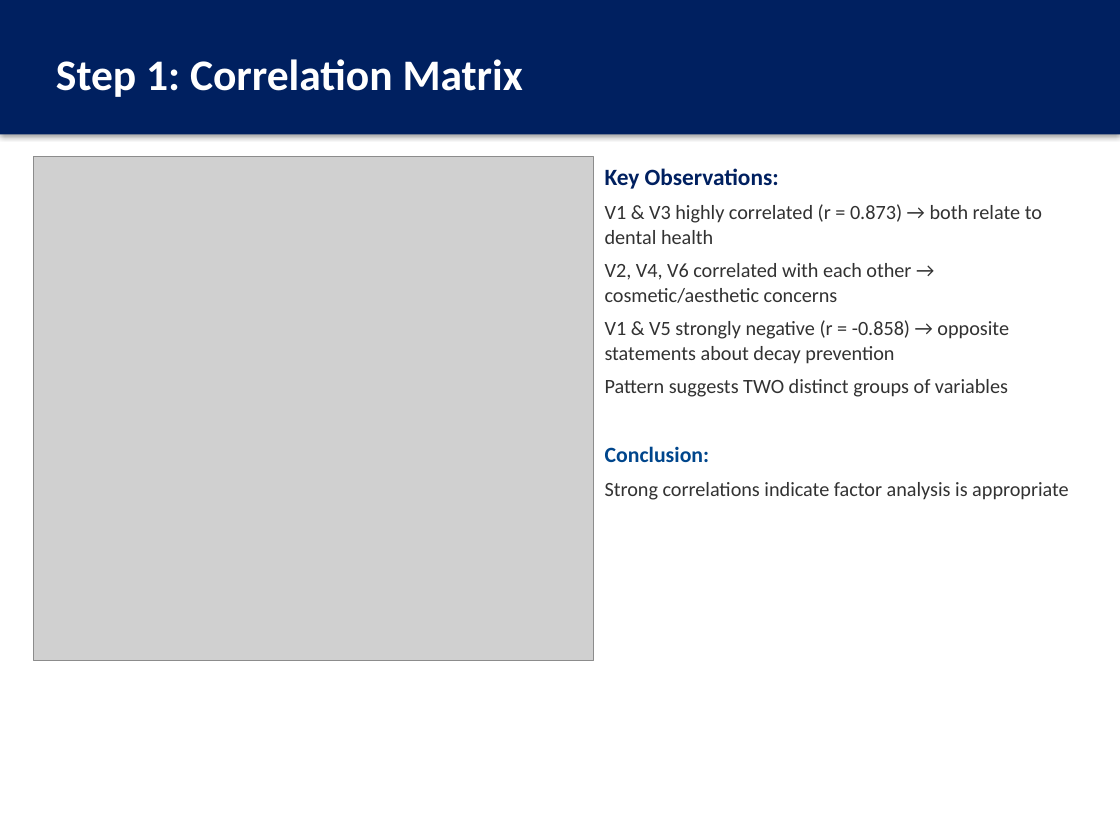
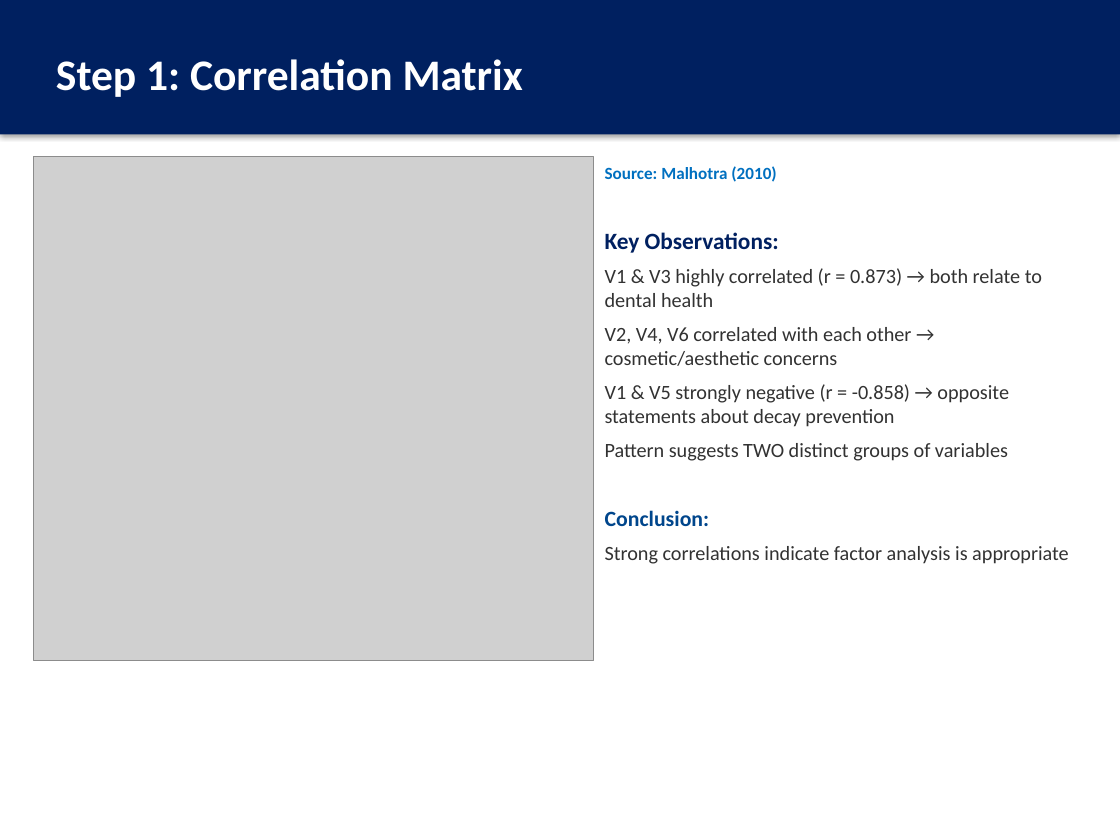
Before and after one commit to thenaivedetective/sp500-stock-performance, a slide deck: slide 9 of Factor_Analysis_Presentation.pptx. Drawn at 1120x840 pixels with LibreOffice and Linux fonts; fonts in the diff are those of the drawing; grey boxes stand for pictures. Boxes give left, top, right and bottom in pixels: in the first picture for what was removed or moved away, otherwise in the second. Text is boxed around its words. In the diff, an @@ line names an element or a change of style, - is before the commit and + after.

```diff
--- a/Factor_Analysis_Presentation.pptx
+++ b/Factor_Analysis_Presentation.pptx
@@ text at bbox=[605, 166, 776, 182]: paragraph added @@
+Source: Malhotra (2010)
```
Also in this commit, not shown: 4 other slides changed, 2 other files.
